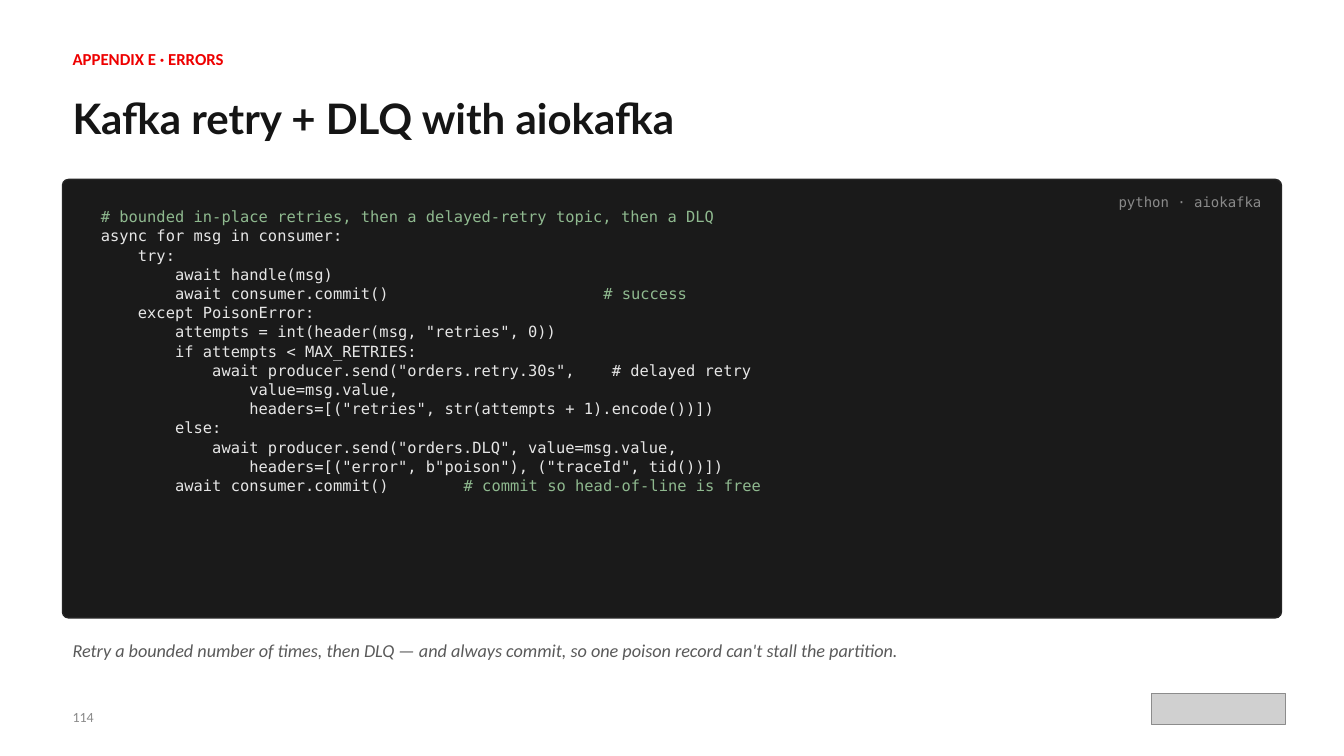
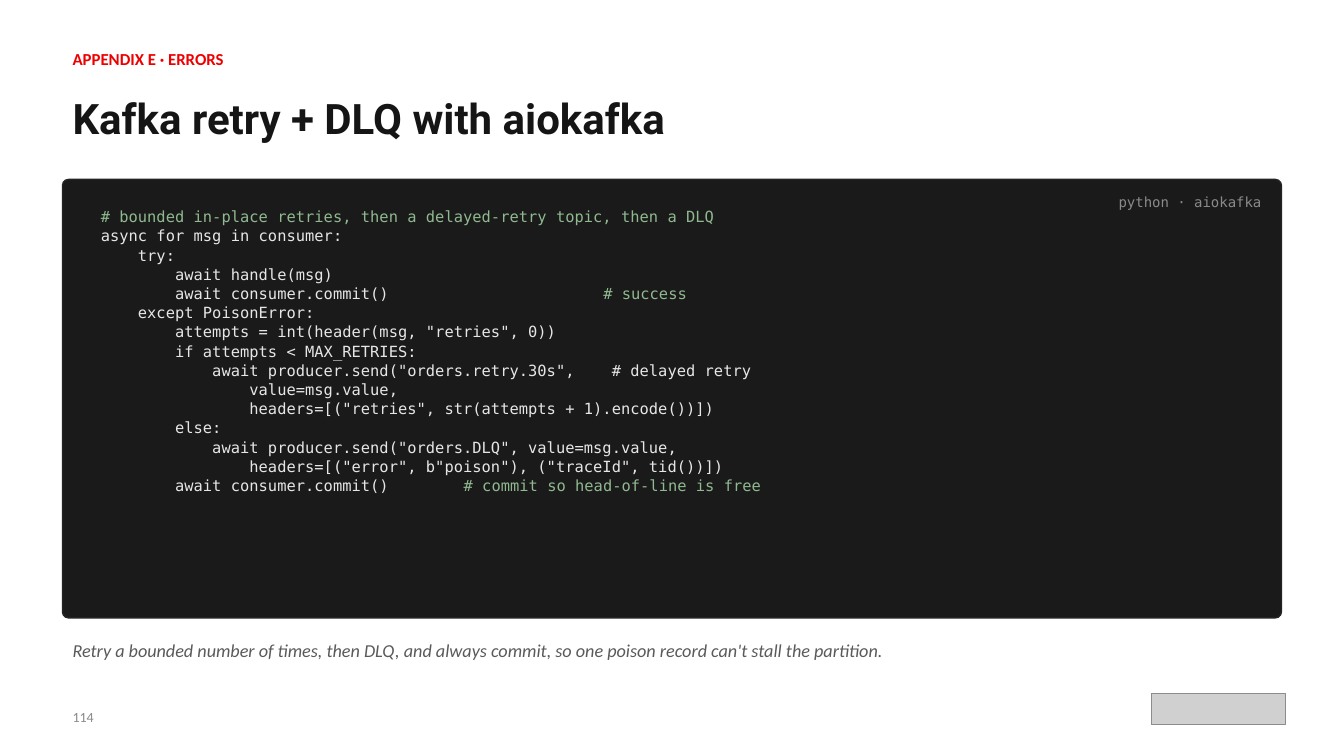
Before and after one commit to patterncatalyst/cloud-native-design-patterns, a slide deck: slide 134 of lgtm-presentation/Designing-Cloud-Native-APIs-Python.pptx. Drawn at 1344x756 pixels with LibreOffice and Linux fonts; fonts in the diff are those of the drawing; grey boxes stand for pictures. Boxes give left, top, right and bottom in pixels: in the first picture for what was removed or moved away, otherwise in the second. Text is boxed around its words. In the diff, an @@ line names an element or a change of style, - is before the commit and + after.

```diff
--- a/lgtm-presentation/Designing-Cloud-Native-APIs-Python.pptx
+++ b/lgtm-presentation/Designing-Cloud-Native-APIs-Python.pptx
@@ text "Kafka retry + DLQ with ..." at box(73, 102, 665, 143): font Lato to Roboto @@
@@ text at box(73, 644, 882, 660): text changed @@
-Retry a bounded number of times, then DLQ — and always commit, so one poison record can't stall the partition.
+Retry a bounded number of times, then DLQ, and always commit, so one poison record can't stall the partition.
```
Also in this commit, not shown: 281 other slides changed, 3 other files.
